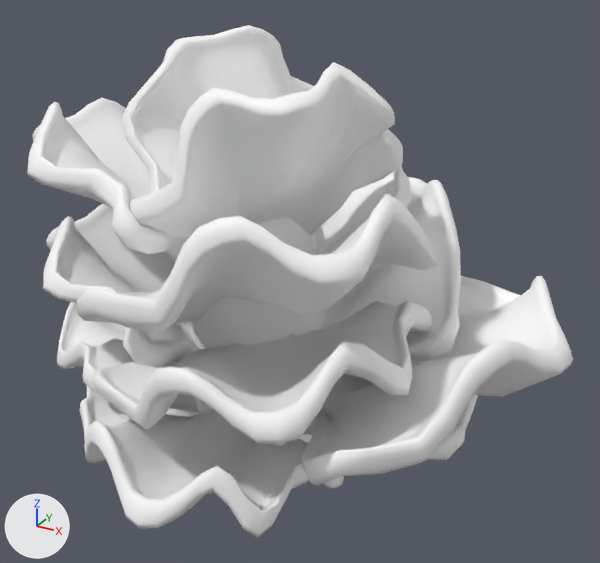
A saved change to the FBX model Assets/Models/Nature/Foliage/Corals LODS/Corals_13.fbx.
Both versions are drawn from a 50 mm camera at (7.394, -1.903, 0.687) aimed at (6.91, -1.023, 0.247). Every picture has the same lights, and +X, +Y and +Z are marked at lower left. Objects named as collision shapes, trigger or cutter boxes, shadow casters or lower levels of detail are left out. Where no turn or scale is listed for an object, it has been applied to the vertices. Vertices at the same position are counted once.

Objects in the first picture: 'Coral_13_LOD0'.
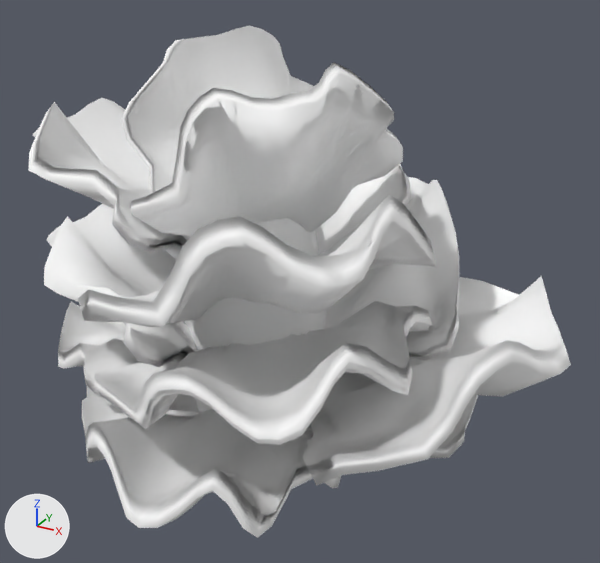
Where the newer file only moved an object's origin or applied its transform, the numbers keep the older frame.

Where the change shows, as pixel boxes (x1, y1, x2, y2) in the pictures (600 x 563 px):
'Coral_13_LOD0', reshaped
    before: (27, 25, 573, 538)
    after: (28, 26, 571, 538)
part 1 of me_mesh, deleted
    before: (27, 25, 573, 538)

Diff of the bpy script that builds the scene:
```diff
--- a/Assets/Models/Nature/Foliage/Corals LODS/Corals_13.fbx.py
+++ b/Assets/Models/Nature/Foliage/Corals LODS/Corals_13.fbx.py
@@ me_mesh @@
 # used by ob_coral_13_lod0; location = (6.905, -1.016, 0.269)
-me_mesh.from_pydata(...)  # 9791 vertices, 9760 faces; spans x -0.358..0.358, y -0.331..0.331, z -0.296..0.296
+me_mesh.from_pydata(...)  # 4303 vertices, 4324 faces; spans x -0.355..0.357, y -0.33..0.331, z -0.296..0.296
+# me_mesh part 1: 5488 vertices removed from x -0.358..0.358, y -0.331..0.33, z -0.294..0.295
 me_mesh.materials.append(mat_group_2)
```
